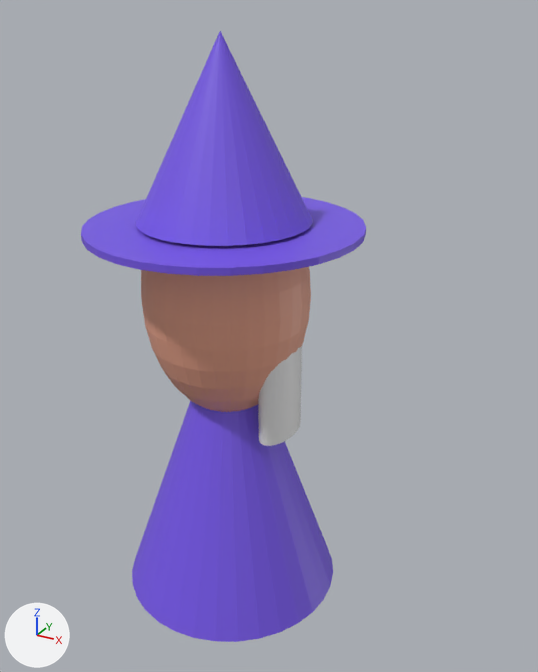
What one commit did to the Blender file Assets/_Assets/blenderAssets/player.blend.
Rendered twice from a 50 mm camera at (2.22, -3.52, 3.57) aimed at (0.26, 0.04, 1.79). Every picture has the same lights, and +X, +Y and +Z are marked at lower left.
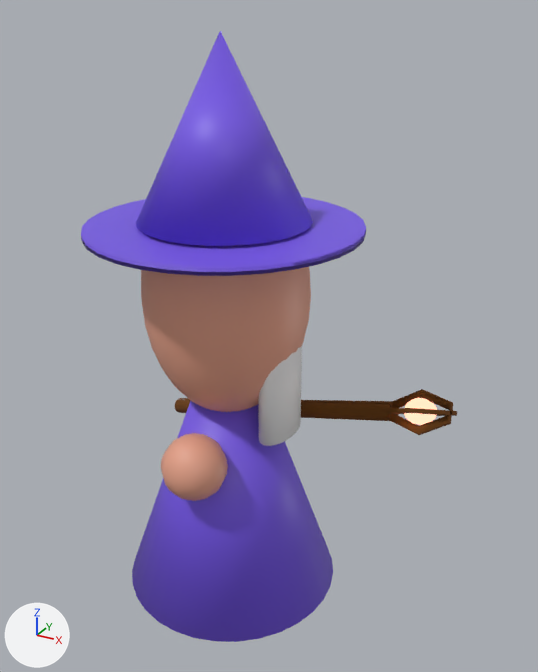
Pixel boxes [x1, y1, x2, y2] of what changed, in the pictures (538 x 672 px):
'RightHand', added: after [161, 433, 228, 501]
'Staff', added (brown): after [175, 389, 457, 435]
'Stone', added (beige): after [404, 398, 437, 425]
part 1 of me_cone, shading changed: [132, 401, 333, 642] in both
part 2 of me_cone_001, shading changed: [136, 31, 313, 246] in both

The change, as a list of edits to the scene's bpy script:
```text
Add mat_staffstonematerial:
    mat_staffstonematerial = emission_material('StaffStoneMaterial')
    mat_staffstonematerial.base_color = (1.0, 0.427, 0.291)  # beige #ffaf93
    mat_staffstonematerial.strength = 2.0
Add mat_staffmaterial:
    mat_staffmaterial = principled_material('StaffMaterial')
    mat_staffmaterial.base_color = (0.14, 0.044, 0.00123)  # brown #693b04
    mat_staffmaterial.roughness = 1.0
Change me_cone:
    where me_cone.from_pydata(...)  # 33 vertices, 33 faces; spans x -1.0..1.0, y -1.0..1.0, z -1.0..1.0
    used by ob_cone; location = (0.0, 0.0, 1.002); scale = (0.7, 0.7, 1.0)
    me_cone part 1: all faces are now shaded smooth (33 of 33 changed)
Change me_cone_001:
    where me_cone_001.from_pydata(...)  # 33 vertices, 33 faces; spans x -1.0..1.0, y -1.0..1.0, z -1.0..1.0
    used by ob_cone_001; location = (0.0, 0.0, 2.969); scale = (0.5, 0.5, 0.5)
    me_cone_001 part 2: all faces are now shaded smooth (33 of 33 changed)
Add me_sphere_003:
    me_sphere_003.from_pydata(...)  # a UV sphere (12 segments, 12 rings, poles along z) spanning x -0.2..0.2, y -0.2..0.2, z -0.2..0.2
    me_sphere_003.polygons.foreach_set('use_smooth', [True] * 144)
    me_sphere_003.materials.append(mat_staffstonematerial)  # beige #ffaf93
Add me_cylinder_002:
    me_cylinder_002.from_pydata(...)  # 193 vertices, 162 faces, 5 loose edges; spans x 0.0..0.1, y 0.0..0.1, z -1.06..1.46
    me_cylinder_002.polygons.foreach_set('use_smooth', [True] * 162)
    me_cylinder_002.materials.append(mat_staffmaterial)  # brown #693b04
Add me_sphere_002:
    me_sphere_002.from_pydata(...)  # a UV sphere (12 segments, 12 rings, poles along z) spanning x -0.2..0.2, y -0.2..0.2, z -0.2..0.2
    me_sphere_002.polygons.foreach_set('use_smooth', [True] * 144)
    me_sphere_002.materials.append(mat_material_002)  # beige #e7a48a
Add ob_stone:
    ob_stone = bpy.data.objects.new('Stone', me_sphere_003)
    ob_stone.location = (1.186, 0.148, 1.477)
    ob_stone.rotation_euler = (0.693, 1.108, 0.481)  # degrees (40, 63, 28)
    ob_stone.scale = (0.39, 0.39, 0.5)
Add ob_staff:
    ob_staff = bpy.data.objects.new('Staff', me_cylinder_002)
    ob_staff.location = (0.046, 0.459, 1.041)
    ob_staff.rotation_euler = (0.693, 1.108, 0.481)  # degrees (40, 63, 28)
    _m = ob_staff.modifiers.new('Mirror', 'MIRROR')
    _m.use_axis = (True, True, False)
Add ob_righthand:
    ob_righthand = bpy.data.objects.new('RightHand', me_sphere_002)
    ob_righthand.location = (0.013, -0.427, 1.064)
```
